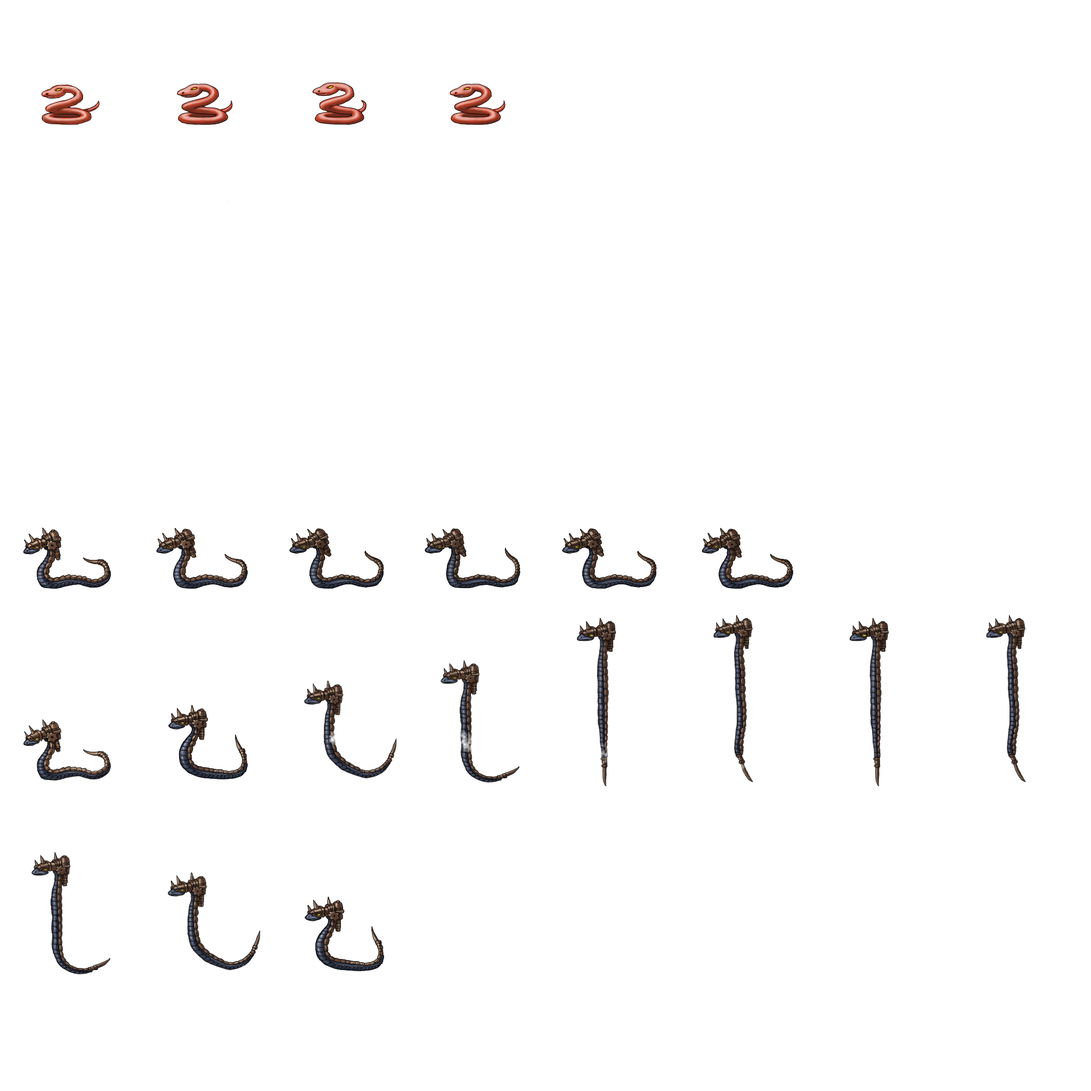
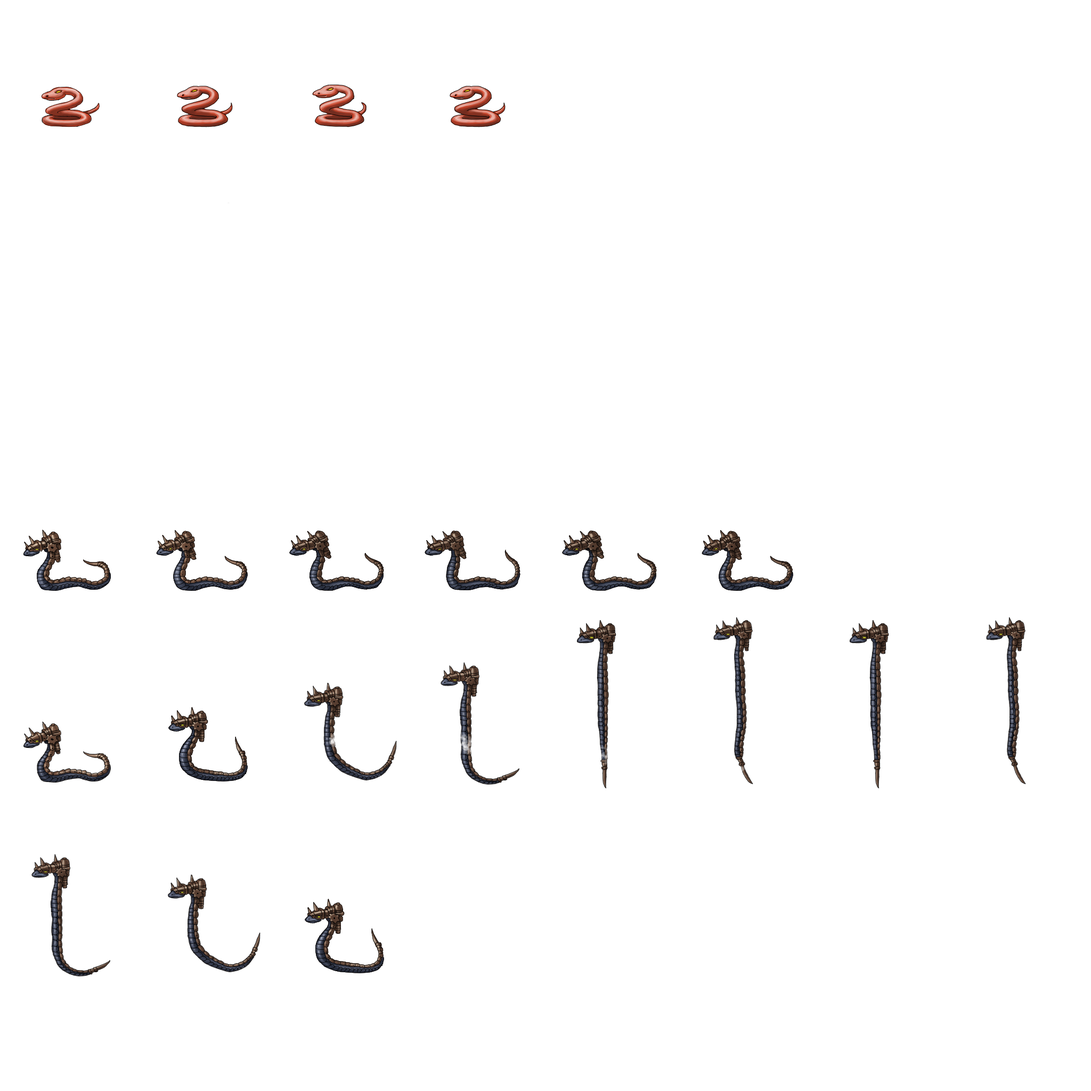
Layers edited between the first and the second w=1091, h=1091 image:
painted on "Snake Grunt" over (41, 82, 506, 128)
painted on "Snake Horned" over (22, 527, 794, 592)
painted on "Snake Horned Rise" over (23, 615, 1027, 977)
